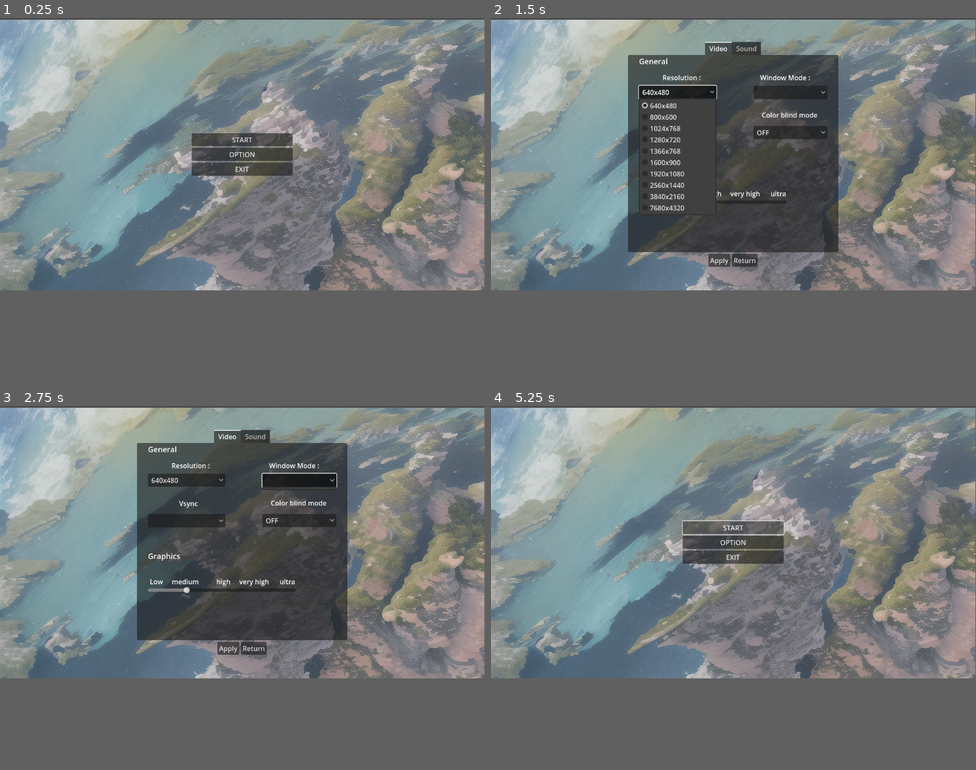
Above: before the commit, frames 1-4 (two rows, left to right).
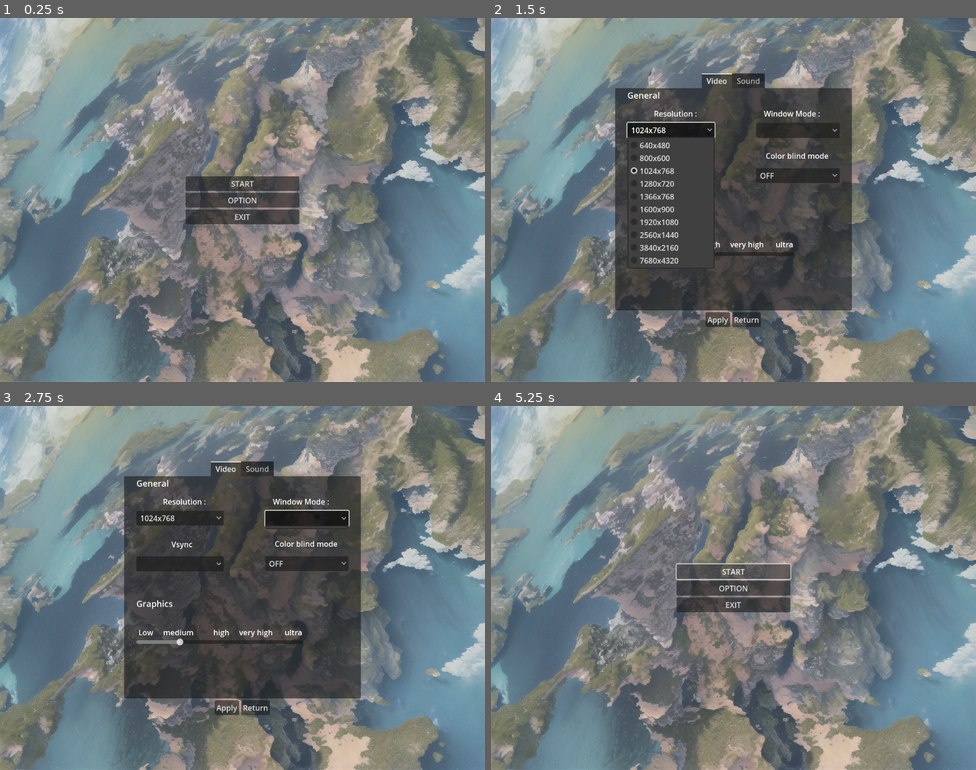
Above: after the commit, the same moments.

Repository: sinnate/Godot_4.0_MainMenu
Game: Godot game, scene res://main.tscn
Two runs of this game, one before a commit and one after it. Both use one fixed random seed, a clock stepped at 60 frames per second and the inputs below.
Inputs (mouse positions are in pixels of both pictures, inside the frame that each line leads up to; where the layout moved, square brackets give the same spot in the first picture):
- Up to frame 1 (0.25 s): no input
- Up to frame 2 (1.5 s): click "OPTION" at 0.5 s; click "640x480" (after the commit: "1024x768") at 1.25 s
- Up to frame 3 (2.75 s): click (305, 489) [300, 478] at 2 s
- Up to frame 4 (5.25 s): click (670, 522) [675, 518] at 2.75 s; click "OFF" at 3.5 s; click "Apply" at 4.25 s; click "START" at 5 s
In our replay, the window is 799x449 before the commit and 800x600 after it. These sizes can differ from the game's own. Grey fills any space a smaller window leaves; there, only what the larger window draws over its background counts as a difference.

The runs differ from the first frame. In frame 1, 75% of the frame differs, in the area x 0-100%, y 0-100%; in frame 2, 71%; in frame 3, 72%; in frame 4, 75%.
Error before the commit: Invalid type in function 'select' in base 'OptionButton'. Cannot convert argument 1 from Nil to int. (res://src/menu_controller.gd:81)
Error after the commit: Invalid assignment of property or key 'value' with value of type 'float' on a base object of type 'null instance'. (res://src/menu_controller.gd:67)

Commit message:
feat : added loading up settings form settings file

Diff:
--- a/main.tscn
+++ b/main.tscn
@@ -7,7 +7,9 @@
 
 [node name="main" type="Node"]
 
-[node name="MainMenu" type="Control" parent="."]
+[node name="CanvasLayer" type="CanvasLayer" parent="."]
+
+[node name="MainMenu" type="Control" parent="CanvasLayer"]
 layout_mode = 3
 anchors_preset = 15
 anchor_right = 1.0
@@ -17,11 +19,17 @@
 size_flags_horizontal = 4
 script = ExtResource("1_7x6vp")
 
-[node name="Bg" type="Sprite2D" parent="MainMenu"]
-position = Vector2(960, 544)
+[node name="Bg" type="TextureRect" parent="CanvasLayer/MainMenu"]
+layout_mode = 1
+anchors_preset = 15
+anchor_right = 1.0
+anchor_bottom = 1.0
+grow_horizontal = 2
+grow_vertical = 2
 texture = ExtResource("1_lg33l")
-
-[node name="MainContainer" type="VBoxContainer" parent="MainMenu"]
+expand_mode = 1
+
+[node name="MainContainer" type="VBoxContainer" parent="CanvasLayer/MainMenu"]
 unique_name_in_owner = true
 custom_minimum_size = Vector2(200, 0)
 layout_mode = 1
@@ -37,21 +45,21 @@
 grow_horizontal = 2
 grow_vertical = 2
 
-[node name="Start_button" type="Button" parent="MainMenu/MainContainer"]
+[node name="Start_button" type="Button" parent="CanvasLayer/MainMenu/MainContainer"]
 layout_mode = 2
 text = "START"
 
-[node name="Option_button" type="Button" parent="MainMenu/MainContainer"]
+[node name="Option_button" type="Button" parent="CanvasLayer/MainMenu/MainContainer"]
 layout_mode = 2
 text = "OPTION"
 
-[node name="Exit_button" type="Button" parent="MainMenu/MainContainer"]
+[node name="Exit_button" type="Button" parent="CanvasLayer/MainMenu/MainContainer"]
 layout_mode = 2
 size_flags_vertical = 4
 text = "EXIT
 "
 
-[node name="OptionContainer" type="VBoxContainer" parent="MainMenu"]
+[node name="OptionContainer" type="VBoxContainer" parent="CanvasLayer/MainMenu"]
 unique_name_in_owner = true
 visible = false
 custom_minimum_size = Vector2(500, 500)
@@ -68,16 +76,16 @@
 grow_horizontal = 2
 grow_vertical = 2
 
-[node name="TabContainer" type="TabContainer" parent="MainMenu/OptionContainer"]
+[node name="TabContainer" type="TabContainer" parent="CanvasLayer/MainMenu/OptionContainer"]
 custom_minimum_size = Vector2(0, 500)
 layout_mode = 2
 tab_alignment = 1
 
-[node name="Video" type="TabBar" parent="MainMenu/OptionContainer/TabContainer"]
+[node name="Video" type="TabBar" parent="CanvasLayer/MainMenu/OptionContainer/TabContainer"]
 custom_minimum_size = Vector2(0, 20)
 layout_mode = 2
 
-[node name="General_Label" type="Label" parent="MainMenu/OptionContainer/TabContainer/Video"]
+[node name="General_Label" type="Label" parent="CanvasLayer/MainMenu/OptionContainer/TabContainer/Video"]
 layout_mode = 0
 offset_left = 26.0
 offset_top = 2.0
@@ -86,7 +94,7 @@
 text = "General"
 label_settings = ExtResource("2_yfgsl")
 
-[node name="Resolution_Label" type="Label" parent="MainMenu/OptionContainer/TabContainer/Video"]
+[node name="Resolution_Label" type="Label" parent="CanvasLayer/MainMenu/OptionContainer/TabContainer/Video"]
 layout_mode = 0
 offset_left = 82.0
 offset_top = 42.0
@@ -94,7 +102,7 @@
 offset_bottom = 68.0
 text = "Resolution :"
 
-[node name="Resolution_Optionbutton" type="OptionButton" parent="MainMenu/OptionContainer/TabContainer/Video"]
+[node name="Resolution_Optionbutton" type="OptionButton" parent="CanvasLayer/MainMenu/OptionContainer/TabContainer/Video"]
 unique_name_in_owner = true
 layout_mode = 0
 offset_left = 26.0
@@ -123,7 +131,7 @@
 popup/item_9/text = "7680x4320"
 popup/item_9/id = 9
 
-[node name="WindowMode_Label" type="Label" parent="MainMenu/OptionContainer/TabContainer/Video"]
+[node name="WindowMode_Label" type="Label" parent="CanvasLayer/MainMenu/OptionContainer/TabContainer/Video"]
 layout_mode = 0
 offset_left = 314.0
 offset_top = 42.0
@@ -131,14 +139,14 @@
 offset_bottom = 68.0
 text = "Window Mode :"
 
-[node name="WindowMode_Optionbutton" type="OptionButton" parent="MainMenu/OptionContainer/TabContainer/Video"]
+[node name="WindowMode_Optionbutton" type="OptionButton" parent="CanvasLayer/MainMenu/OptionContainer/TabContainer/Video"]
 layout_mode = 0
 offset_left = 298.0
 offset_top = 73.0
 offset_right = 474.0
 offset_bottom = 105.0
 
-[node name="Vsync_Label" type="Label" parent="MainMenu/OptionContainer/TabContainer/Video"]
+[node name="Vsync_Label" type="Label" parent="CanvasLayer/MainMenu/OptionContainer/TabContainer/Video"]
 layout_mode = 0
 offset_left = 100.0
 offset_top = 132.0
@@ -146,7 +154,7 @@
 offset_bottom = 158.0
 text = "Vsync"
 
-[node name="Vsync_OptionButton" type="OptionButton" parent="MainMenu/OptionContainer/TabContainer/Video"]
+[node name="Vsync_OptionButton" type="OptionButton" parent="CanvasLayer/MainMenu/OptionContainer/TabContainer/Video"]
 layout_mode = 0
 offset_left = 26.0
 offset_top = 169.0
@@ -162,7 +170,7 @@
 popup/item_3/text = "MailBox"
 popup/item_3/id = 3
 
-[node name="Color_blind" type="Label" parent="MainMenu/OptionContainer/TabContainer/Video"]
+[node name="Color_blind" type="Label" parent="CanvasLayer/MainMenu/OptionContainer/TabContainer/Video"]
 layout_mode = 0
 offset_left = 318.0
 offset_top = 131.0
@@ -170,7 +178,7 @@
 offset_bottom = 157.0
 text = "Color blind mode"
 
-[node name="ColorBlind_OptionButton" type="OptionButton" parent="MainMenu/OptionContainer/TabContainer/Video"]
+[node name="ColorBlind_OptionButton" type="OptionButton" parent="CanvasLayer/MainMenu/OptionContainer/TabContainer/Video"]
 layout_mode = 0
 offset_left = 298.0
 offset_top = 169.0
@@ -187,7 +195,7 @@
 popup/item_3/text = "Tritanopia"
 popup/item_3/id = 3
 
-[node name="Graphics_Label" type="Label" parent="MainMenu/OptionContainer/TabContainer/Video"]
+[node name="Graphics_Label" type="Label" parent="CanvasLayer/MainMenu/OptionContainer/TabContainer/Video"]
 layout_mode = 0
 offset_left = 26.0
 offset_top = 256.0
@@ -196,7 +204,7 @@
 text = "Graphics"
 label_settings = ExtResource("2_yfgsl")
 
-[node name="Preset_HSlider" type="HSlider" parent="MainMenu/OptionContainer/TabContainer/Video"]
+[node name="Preset_HSlider" type="HSlider" parent="CanvasLayer/MainMenu/OptionContainer/TabContainer/Video"]
 layout_mode = 0
 offset_left = 26.0
 offset_top = 342.0
@@ -206,19 +214,19 @@
 step = 5.0
 value = 5.0
 
-[node name="Preset_Label" type="Label" parent="MainMenu/OptionContainer/TabContainer/Video/Preset_HSlider"]
+[node name="Preset_Label" type="Label" parent="CanvasLayer/MainMenu/OptionContainer/TabContainer/Video/Preset_HSlider"]
 layout_mode = 0
 offset_top = -24.0
 offset_right = 352.0
 offset_bottom = -1.0
 text = " Low  	   medium          high 	    very high      ultra"
 
-[node name="Sound" type="TabBar" parent="MainMenu/OptionContainer/TabContainer"]
+[node name="Sound" type="TabBar" parent="CanvasLayer/MainMenu/OptionContainer/TabContainer"]
 visible = false
 custom_minimum_size = Vector2(0, 20)
 layout_mode = 2
 
-[node name="General_Label" type="Label" parent="MainMenu/OptionContainer/TabContainer/Sound"]
+[node name="General_Label" type="Label" parent="CanvasLayer/MainMenu/OptionContainer/TabContainer/Sound"]
 layout_mode = 0
 offset_left = 10.0
 offset_top = 46.0
@@ -226,7 +234,8 @@
 offset_bottom = 69.0
 text = "General volume :"
 
-[node name="General_HScrollBar" type="HScrollBar" parent="MainMenu/OptionContainer/TabContainer/Sound"]
+[node name="General_HScrollBar" type="HScrollBar" parent="CanvasLayer/MainMenu/OptionContainer/TabContainer/Sound"]
+unique_name_in_owner = true
 layout_mode = 0
 offset_left = 10.0
 offset_top = 78.0
@@ -235,7 +244,7 @@
 value = 70.0
 rounded = true
 
-[node name="Scroll_Label" type="Label" parent="MainMenu/OptionContainer/TabContainer/Sound/General_HScrollBar"]
+[node name="Scroll_Label" type="Label" parent="CanvasLayer/MainMenu/OptionContainer/TabContainer/Sound/General_HScrollBar"]
 layout_mode = 0
 offset_left = 456.0
 offset_top = -5.0
@@ -244,7 +253,7 @@
 text = "70%"
 script = ExtResource("3_v2ba3")
 
-[node name="Music_Label" type="Label" parent="MainMenu/OptionContainer/TabContainer/Sound"]
+[node name="Music_Label" type="Label" parent="CanvasLayer/MainMenu/OptionContainer/TabContainer/Sound"]
 layout_mode = 0
 offset_left = 10.0
 offset_top = 99.0
@@ -252,7 +261,8 @@
 offset_bottom = 125.0
 text = "Music volume :"
 
-[node name="Music_HScrollBar" type="HScrollBar" parent="MainMenu/OptionContainer/TabContainer/Sound"]
+[node name="Music_HScrollBar" type="HScrollBar" parent="CanvasLayer/MainMenu/OptionContainer/TabContainer/Sound"]
+unique_name_in_owner = true
 layout_mode = 0
 offset_left = 10.0
 offset_top = 124.0
@@ -261,7 +271,7 @@
 value = 67.0
 rounded = true
 
-[node name="Scroll_Label" type="Label" parent="MainMenu/OptionContainer/TabContainer/Sound/Music_HScrollBar"]
+[node name="Scroll_Label" type="Label" parent="CanvasLayer/MainMenu/OptionContainer/TabContainer/Sound/Music_HScrollBar"]
 layout_mode = 0
 offset_left = 456.0
 offset_top = -5.0
@@ -270,7 +280,7 @@
 text = "67%"
 script = ExtResource("3_v2ba3")
 
-[node name="SFX_Label" type="Label" parent="MainMenu/OptionContainer/TabContainer/Sound"]
+[node name="SFX_Label" type="Label" parent="CanvasLayer/MainMenu/OptionContainer/TabContainer/Sound"]
 layout_mode = 0
 offset_left = 10.0
 offset_top = 146.0
@@ -278,7 +288,8 @@
 offset_bottom = 172.0
 text = "SFX volume :"
 
-[node name="SFX_HScrollBar" type="HScrollBar" parent="MainMenu/OptionContainer/TabContainer/Sound"]
+[node name="SFX_HScrollBar" type="HScrollBar" parent="CanvasLayer/MainMenu/OptionContainer/TabContainer/Sound"]
+unique_name_in_owner = true
 layout_mode = 0
 offset_left = 10.0
 offset_top = 171.0
@@ -287,7 +298,7 @@
 value = 67.0
 rounded = true
 
-[node name="Scroll_Label" type="Label" parent="MainMenu/OptionContainer/TabContainer/Sound/SFX_HScrollBar"]
+[node name="Scroll_Label" type="Label" parent="CanvasLayer/MainMenu/OptionContainer/TabContainer/Sound/SFX_HScrollBar"]
 layout_mode = 0
 offset_left = 456.0
 offset_top = -5.0
@@ -296,35 +307,35 @@
 text = "67%"
 script = ExtResource("3_v2ba3")
 
-[node name="Container" type="HBoxContainer" parent="MainMenu/OptionContainer"]
+[node name="Container" type="HBoxContainer" parent="CanvasLayer/MainMenu/OptionContainer"]
 layout_mode = 2
 size_flags_horizontal = 4
 alignment = 1
 
-[node name="Apply_button" type="Button" parent="MainMenu/OptionContainer/Container"]
+[node name="Apply_button" type="Button" parent="CanvasLayer/MainMenu/OptionContainer/Container"]
 layout_mode = 2
 size_flags_horizontal = 0
 size_flags_vertical = 4
 text = "Apply
 "
 
-[node name="Return_button" type="Button" parent="MainMenu/OptionContainer/Container"]
+[node name="Return_button" type="Button" parent="CanvasLayer/MainMenu/OptionContainer/Container"]
 layout_mode = 2
 text = "Return
 "
 
-[connection signal="pressed" from="MainMenu/MainContainer/Start_button" to="MainMenu" method="_on_start_button_pressed"]
-[connection signal="pressed" from="MainMenu/MainContainer/Option_button" to="MainMenu" method="_on_option_button_pressed"]
-[connection signal="pressed" from="MainMenu/MainContainer/Exit_button" to="MainMenu" method="_on_exit_button_pressed"]
-[connection signal="item_selected" from="MainMenu/OptionContainer/TabContainer/Video/Resolution_Optionbutton" to="MainMenu" method="_on_resolution_optionbutton_item_selected"]
-[connection signal="item_selected" from="MainMenu/OptionContainer/TabContainer/Video/WindowMode_Optionbutton" to="MainMenu" method="_on_window_mode_optionbutton_item_selected"]
-[connection signal="item_selected" from="MainMenu/OptionContainer/TabContainer/Video/Vsync_OptionButton" to="MainMenu" method="_on_vsync_option_button_item_selected"]
-[connection signal="value_changed" from="MainMenu/OptionContainer/TabContainer/Video/Preset_HSlider" to="MainMenu" method="_on_preset_h_slider_value_changed"]
-[connection signal="value_changed" from="MainMenu/OptionContainer/TabContainer/Sound/General_HScrollBar" to="MainMenu" method="_on_general_h_scroll_bar_value_changed"]
-[connection signal="value_changed" from="MainMenu/OptionContainer/TabContainer/Sound/General_HScrollBar" to="MainMenu/OptionContainer/TabContainer/Sound/General_HScrollBar/Scroll_Label" method="_on_h_scroll_bar_value_changed"]
-[connection signal="value_changed" from="MainMenu/OptionContainer/TabContainer/Sound/Music_HScrollBar" to="MainMenu" method="_on_music_h_scroll_bar_value_changed"]
-[connection signal="value_changed" from="MainMenu/OptionContainer/TabContainer/Sound/Music_HScrollBar" to="MainMenu/OptionContainer/TabContainer/Sound/Music_HScrollBar/Scroll_Label" method="_on_h_scroll_bar_value_changed"]
-[connection signal="value_changed" from="MainMenu/OptionContainer/TabContainer/Sound/SFX_HScrollBar" to="MainMenu" method="_on_sfx_h_scroll_bar_value_changed"]
-[connection signal="value_changed" from="MainMenu/OptionContainer/TabContainer/Sound/SFX_HScrollBar" to="MainMenu/OptionContainer/TabContainer/Sound/SFX_HScrollBar/Scroll_Label" method="_on_h_scroll_bar_value_changed"]
-[connection signal="pressed" from="MainMenu/OptionContainer/Container/Apply_button" to="MainMenu" method="_on_apply_button_pressed"]
-[connection signal="pressed" from="MainMenu/OptionContainer/Container/Return_button" to="MainMenu" method="_on_return_button_pressed"]
+[connection signal="pressed" from="CanvasLayer/MainMenu/MainContainer/Start_button" to="CanvasLayer/MainMenu" method="_on_start_button_pressed"]
+[connection signal="pressed" from="CanvasLayer/MainMenu/MainContainer/Option_button" to="CanvasLayer/MainMenu" method="_on_option_button_pressed"]
+[connection signal="pressed" from="CanvasLayer/MainMenu/MainContainer/Exit_button" to="CanvasLayer/MainMenu" method="_on_exit_button_pressed"]
+[connection signal="item_selected" from="CanvasLayer/MainMenu/OptionContainer/TabContainer/Video/Resolution_Optionbutton" to="CanvasLayer/MainMenu" method="_on_resolution_optionbutton_item_selected"]
+[connection signal="item_selected" from="CanvasLayer/MainMenu/OptionContainer/TabContainer/Video/WindowMode_Optionbutton" to="CanvasLayer/MainMenu" method="_on_window_mode_optionbutton_item_selected"]
+[connection signal="item_selected" from="CanvasLayer/MainMenu/OptionContainer/TabContainer/Video/Vsync_OptionButton" to="CanvasLayer/MainMenu" method="_on_vsync_option_button_item_selected"]
+[connection signal="value_changed" from="CanvasLayer/MainMenu/OptionContainer/TabContainer/Video/Preset_HSlider" to="CanvasLayer/MainMenu" method="_on_preset_h_slider_value_changed"]
+[connection signal="value_changed" from="CanvasLayer/MainMenu/OptionContainer/TabContainer/Sound/General_HScrollBar" to="CanvasLayer/MainMenu" method="_on_general_h_scroll_bar_value_changed"]
+[connection signal="value_changed" from="CanvasLayer/MainMenu/OptionContainer/TabContainer/Sound/General_HScrollBar" to="CanvasLayer/MainMenu/OptionContainer/TabContainer/Sound/General_HScrollBar/Scroll_Label" method="_on_h_scroll_bar_value_changed"]
+[connection signal="value_changed" from="CanvasLayer/MainMenu/OptionContainer/TabContainer/Sound/Music_HScrollBar" to="CanvasLayer/MainMenu" method="_on_music_h_scroll_bar_value_changed"]
+[connection signal="value_changed" from="CanvasLayer/MainMenu/OptionContainer/TabContainer/Sound/Music_HScrollBar" to="CanvasLayer/MainMenu/OptionContainer/TabContainer/Sound/Music_HScrollBar/Scroll_Label" method="_on_h_scroll_bar_value_changed"]
+[connection signal="value_changed" from="CanvasLayer/MainMenu/OptionContainer/TabContainer/Sound/SFX_HScrollBar" to="CanvasLayer/MainMenu" method="_on_sfx_h_scroll_bar_value_changed"]
+[connection signal="value_changed" from="CanvasLayer/MainMenu/OptionContainer/TabContainer/Sound/SFX_HScrollBar" to="CanvasLayer/MainMenu/OptionContainer/TabContainer/Sound/SFX_HScrollBar/Scroll_Label" method="_on_h_scroll_bar_value_changed"]
+[connection signal="pressed" from="CanvasLayer/MainMenu/OptionContainer/Container/Apply_button" to="CanvasLayer/MainMenu" method="_on_apply_button_pressed"]
+[connection signal="pressed" from="CanvasLayer/MainMenu/OptionContainer/Container/Return_button" to="CanvasLayer/MainMenu" method="_on_return_button_pressed"]
--- a/settings.cfg
+++ b/settings.cfg
@@ -5,7 +5,7 @@
 "Window Mode"=Vector2i(1024, 768)
 Graphics=Vector2i(1024, 768)
 "Color blind"=Vector2i(1024, 768)
-vsync=1
+vsync=0
 
 [AUDIO]
 
--- a/src/menu_controller.gd
+++ b/src/menu_controller.gd
@@ -14,7 +14,7 @@
 # I'm a Vector3 instead of 3 var float
 # - x : General , y : Music , z : SFX
 var audio: Vector3 = Vector3(70.0, 70.0, 70.0)
-
+var display_resolution : Vector2i = DisplayServer.screen_get_size()
 
 
 @onready var resolution_option_button = get_node("%Resolution_Optionbutton")
@@ -58,7 +58,15 @@
 	if settings_file.load("res://settings.cfg") != OK:
 		_first_time()
 	else:
-		pass
+		display_resolution = settings_file.get_value("VIDEO","Resolution")
+		get_window().size = display_resolution
+		audio.x = settings_file.get_value("audio", "General")
+		audio.y = settings_file.get_value("audio", "Music")
+		audio.z =settings_file.get_value("audio", "SFX")
+		%General_HScrollBar.value = audio.x
+		%Music_HScrollbar.value = audio.y
+		%SFX_Hscrollbar.value = audio.z
+
 
 
 func _save_settings() -> void:
@@ -78,7 +86,7 @@
 
 func _ready():
 	_load_settings()
-	resolution_option_button.select(_check_resolution(DisplayServer.screen_get_size()))
+	resolution_option_button.select(_check_resolution(display_resolution))
 
 
 func _on_start_button_pressed():
